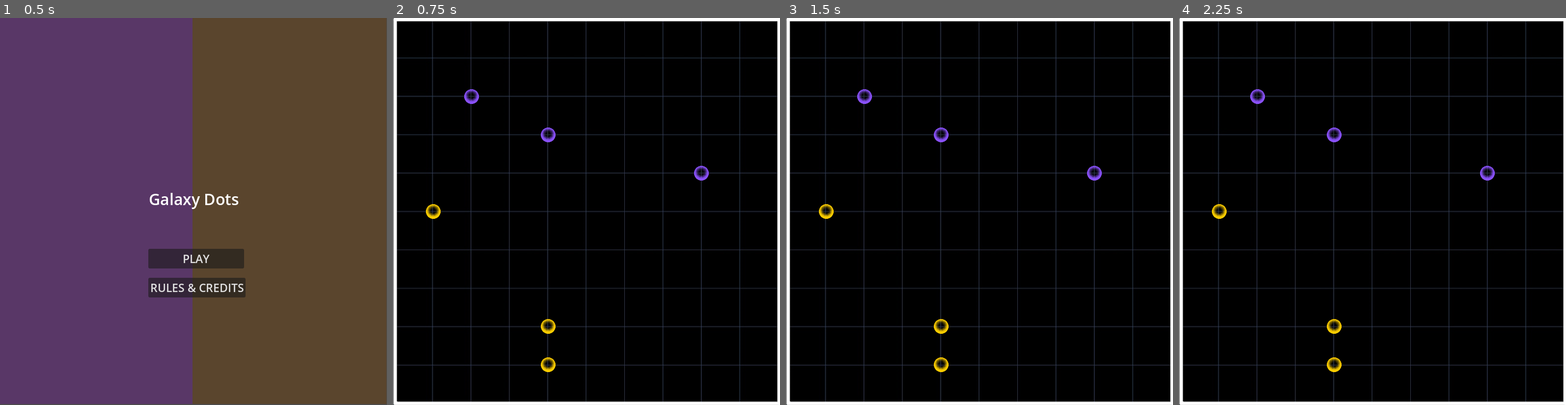
Above: before the commit, frames 1-4 (left to right).
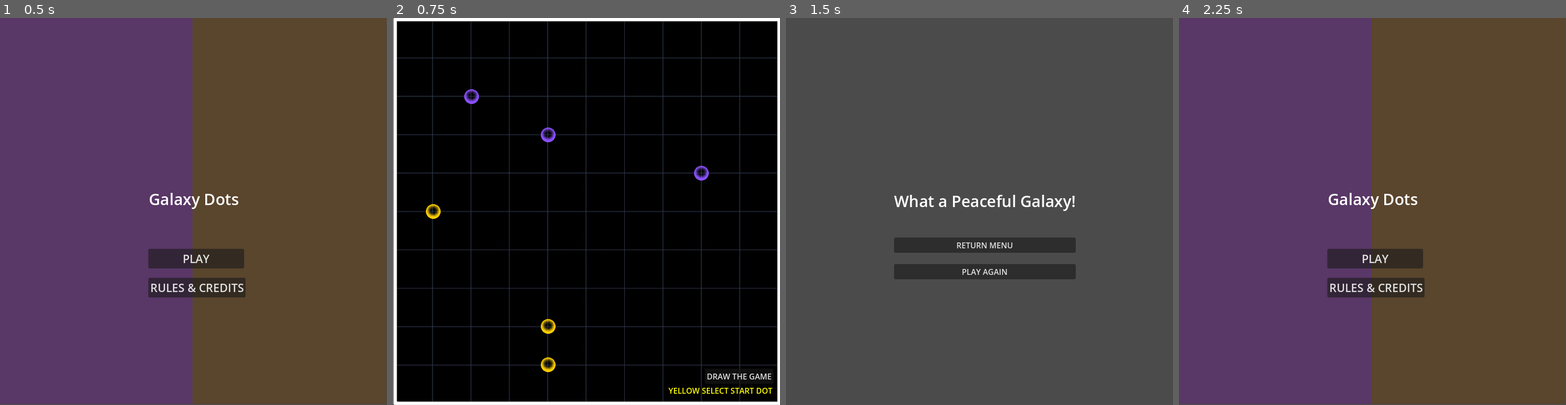
Above: after the commit, the same moments.

Repository: MMMMMaasd/Game-Design-Project-2
Game: Godot game, scene res://scenes/start.tscn
Two runs of this game, one before a commit and one after it. Both use one fixed random seed, a clock stepped at 60 frames per second and the inputs below.
Inputs (mouse positions are in pixels of both pictures, inside the frame that each line leads up to):
- Up to frame 1 (0.5 s): no input
- Up to frame 2 (0.75 s): click "PLAY" at 0.5 s
- Up to frame 3 (1.5 s): click (1130, 377) at 1.25 s, where only the run after the commit has a clickable "DRAW THE GAME"
- Up to frame 4 (2.25 s): click (1376, 246) at 2 s, where only the run after the commit has a clickable "RETURN MENU"

Frame 1 is identical in both runs. In frame 2, 0.3% of the frame differs, in the area x 71-99%, y 91-98%; in frame 3, 99%; in frame 4, 100%, in the area x 0-100%, y 0-100%.

Commit message:
Add Draw Panel

Diff:
--- /dev/null
+++ b/scenes/button_2.gd
@@ -0,0 +1,4 @@
+extends Button
+
+func _on_pressed() -> void:
+	get_tree().change_scene_to_file("res://scenes/draw.tscn")
--- /dev/null
+++ b/scenes/draw.gd
@@ -0,0 +1,11 @@
+extends Control
+
+
+
+
+func _on_button_2_pressed() -> void:
+	get_tree().change_scene_to_file("res://scenes/start.tscn")
+
+
+func _on_button_pressed() -> void:
+	get_tree().change_scene_to_file("res://scenes/main.tscn")
--- /dev/null
+++ b/scenes/draw.tscn
@@ -0,0 +1,49 @@
+[gd_scene load_steps=2 format=3 uid="uid://d25707acnrlb0"]
+
+[ext_resource type="Script" path="res://scenes/draw.gd" id="1_y1xfo"]
+
+[node name="Draw" type="Control"]
+layout_mode = 3
+anchors_preset = 15
+anchor_right = 1.0
+anchor_bottom = 1.0
+grow_horizontal = 2
+grow_vertical = 2
+script = ExtResource("1_y1xfo")
+
+[node name="ColorRect" type="ColorRect" parent="."]
+offset_right = 40.0
+offset_bottom = 40.0
+scale = Vector2(19.72, 19.6505)
+color = Color(0.284916, 0.287419, 0.294275, 0.423529)
+
+[node name="VBoxContainer" type="VBoxContainer" parent="."]
+offset_left = 220.0
+offset_top = 350.0
+offset_right = 590.0
+offset_bottom = 443.0
+
+[node name="Label" type="Label" parent="VBoxContainer"]
+layout_mode = 2
+theme_override_font_sizes/font_size = 32
+text = "What a Peaceful Galaxy!
+ "
+
+[node name="Button2" type="Button" parent="."]
+layout_mode = 2
+offset_left = 220.0
+offset_top = 447.0
+offset_right = 590.0
+offset_bottom = 478.0
+text = "RETURN MENU"
+
+[node name="Button" type="Button" parent="."]
+layout_mode = 2
+offset_left = 220.0
+offset_top = 501.0
+offset_right = 590.0
+offset_bottom = 532.0
+text = "PLAY AGAIN"
+
+[connection signal="pressed" from="Button2" to="." method="_on_button_2_pressed"]
+[connection signal="pressed" from="Button" to="." method="_on_button_pressed"]
--- a/scenes/main.gd
+++ b/scenes/main.gd
@@ -9,6 +9,7 @@
 @onready var sfx_move: AudioStreamPlayer = $sfx_move
 @onready var sfx_wrong: AudioStreamPlayer = $sfx_wrong
 @onready var sfx_win: AudioStreamPlayer = $sfx_win
+@export var play_instruction_label: CanvasLayer
 
 var grid_pos: Vector2i
 var player_1_current_pos: Vector2i
@@ -47,6 +48,21 @@
 
 # Called every frame. 'delta' is the elapsed time since the previous frame.
 func _process(delta: float) -> void:
+	var play_instruct_label = play_instruction_label.get_node("Label")
+	if if_init_dot_selected_1 and if_init_dot_selected_2:
+		if player == 1:
+			play_instruct_label.text = "YELLOW MOVE LEFT: " + str(remaining_moves)
+			play_instruct_label.modulate = Color(1, 1, 0)
+		else:
+			play_instruct_label.text = "PURPLE MOVE LEFT: " + str(remaining_moves)
+			play_instruct_label.modulate = Color(0.85, 0.6, 1)
+	else:
+		if player == 1:
+			play_instruct_label.text = "YELLOW SELECT START DOT"
+			play_instruct_label.modulate = Color(1, 1, 0)
+		else:
+			play_instruct_label.text = "PURPLE SELECT START DOT"
+			play_instruct_label.modulate = Color(0.85, 0.6, 1)
 	pass
 
 func _input(event: InputEvent) -> void:
--- a/scenes/main.tscn
+++ b/scenes/main.tscn
@@ -6,11 +6,12 @@
 [ext_resource type="PackedScene" uid="uid://b6cjbmcfmvr7u" path="res://scenes/purpleDot.tscn" id="3_qi1dr"]
 [ext_resource type="PackedScene" uid="uid://cefu5qbsk6yxy" path="res://scenes/yellowHighlightDot.tscn" id="4_6o5a3"]
 [ext_resource type="PackedScene" uid="uid://cg5o1q6wd6vby" path="res://scenes/purpleHighlightDot.tscn" id="5_wn8r2"]
+[ext_resource type="Script" path="res://scenes/button_2.gd" id="7_cy4r3"]
 [ext_resource type="AudioStream" uid="uid://cqi73v8nmmua0" path="res://sfx/sfx_move.mp3" id="7_g6ob4"]
 [ext_resource type="AudioStream" uid="uid://dtkinkp7fpiy7" path="res://sfx/sfx_wrong.mp3" id="8_cxdde"]
 [ext_resource type="AudioStream" uid="uid://bj8r1ey6kobmm" path="res://sfx/sfx_win.ogg" id="9_208fv"]
 
-[node name="Main" type="Node2D"]
+[node name="Main" type="Node2D" node_paths=PackedStringArray("play_instruction_label")]
 position = Vector2(1, 0)
 script = ExtResource("1_n0hef")
 click_tolerance = 10
@@ -18,9 +19,28 @@
 purple_dot_scene = ExtResource("3_qi1dr")
 player_1_move_dot_scene = ExtResource("4_6o5a3")
 player_2_move_dot_scene = ExtResource("5_wn8r2")
+play_instruction_label = NodePath("Board/CanvasLayer2")
 
 [node name="Board" parent="." instance=ExtResource("1_mel3o")]
 position = Vector2(394, 395)
+
+[node name="Button2" type="Button" parent="Board"]
+offset_left = 240.0
+offset_top = 319.0
+offset_right = 380.0
+offset_bottom = 350.0
+text = "DRAW THE GAME"
+script = ExtResource("7_cy4r3")
+
+[node name="CanvasLayer2" type="CanvasLayer" parent="Board"]
+
+[node name="Label" type="Label" parent="Board/CanvasLayer2"]
+offset_left = 561.0
+offset_top = 747.0
+offset_right = 773.0
+offset_bottom = 770.0
+text = "YELLOW SELECT START DOT"
+horizontal_alignment = 2
 
 [node name="sfx_move" type="AudioStreamPlayer" parent="."]
 stream = ExtResource("7_g6ob4")
@@ -31,3 +51,6 @@
 
 [node name="sfx_win" type="AudioStreamPlayer" parent="."]
 stream = ExtResource("9_208fv")
+
+[connection signal="pressed" from="Board/Button2" to="." method="_on_button_2_pressed"]
+[connection signal="pressed" from="Board/Button2" to="Board/Button2" method="_on_pressed"]
Not shown: 1 places in scenes/main.tscn that only renumber resources
